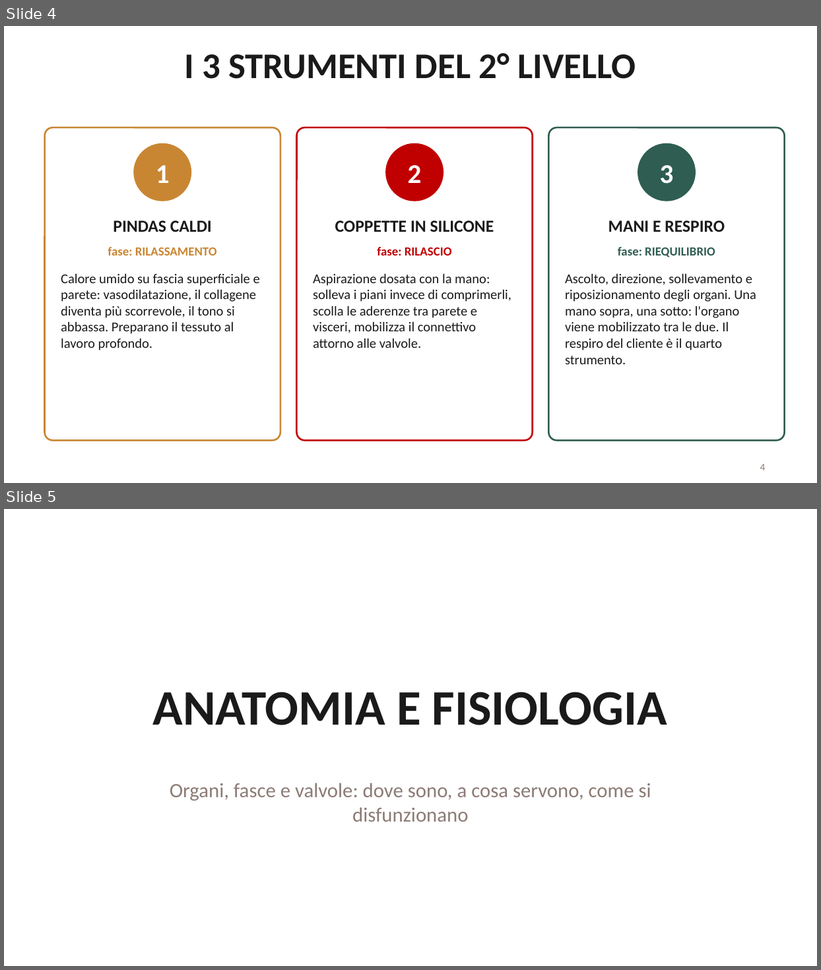
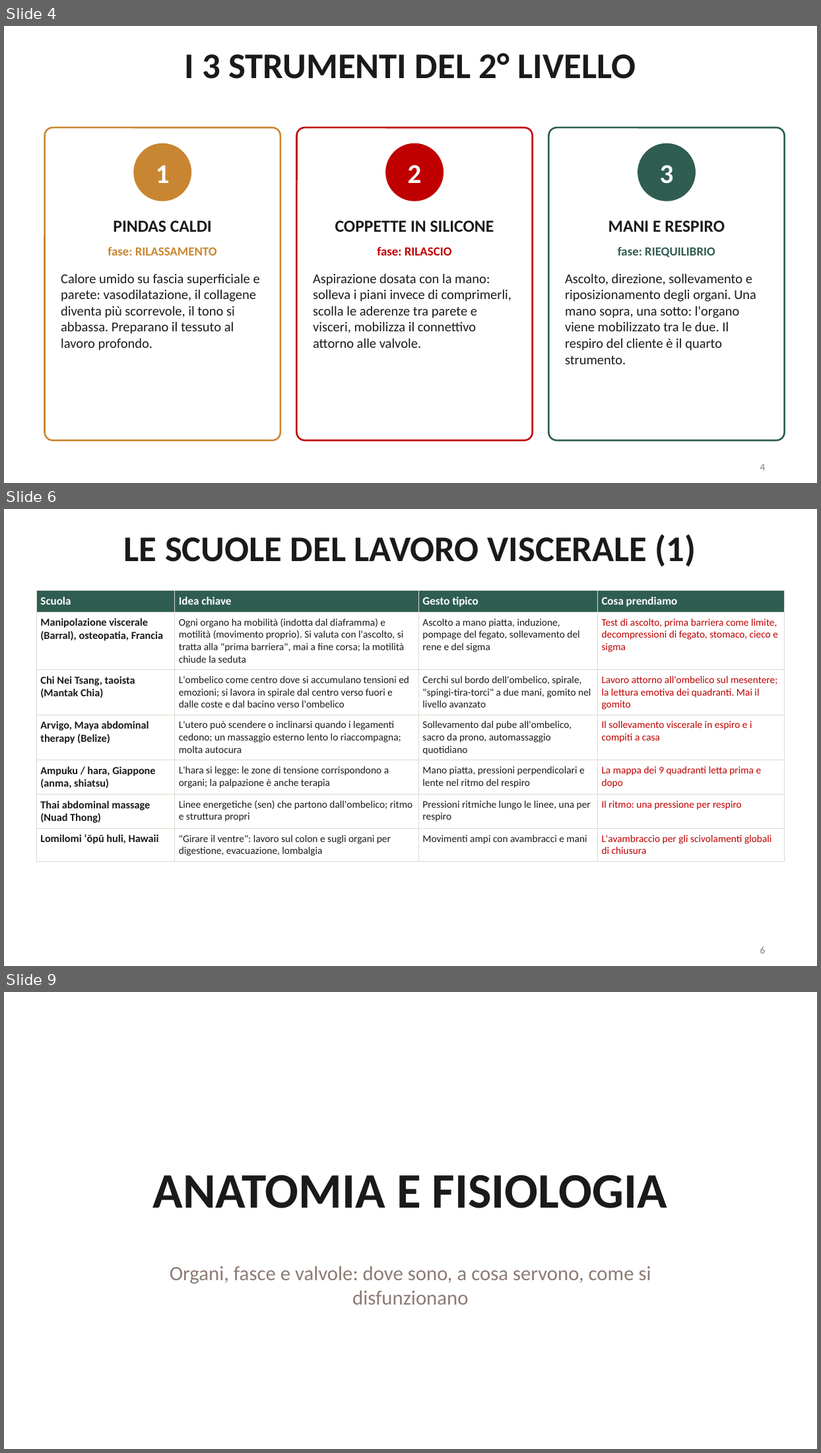
Before and after one commit to davidemcb/kinesiologia-studio, a slide deck: formazione/dispense/viscerale-2-livello.pptx. Shown one above the other, each under a label of ours: slides 4 and 5 before the commit, slides 4, 6 and 9 after it; the slides between them are not shown. The pictures are 821x970 and 821x1453 pixels, drawn with LibreOffice and Linux fonts; fonts in the diff are those of the drawing. Boxes give left, top, right and bottom in pixels: in the first picture for what was removed or moved away, otherwise in the second. Text is boxed around its words. In the diff, an @@ line names an element or a change of style, - is before the commit and + after.

```diff
--- a/formazione/dispense/viscerale-2-livello.pptx
+++ b/formazione/dispense/viscerale-2-livello.pptx
@@ slide 6 added at box(4, 509, 817, 966), background #FFFFFF @@
@@ title added at box(124, 534, 696, 566), 32 pt, text #1A1A1A, bold @@
+LE SCUOLE DEL LAVORO VISCERALE (1)
@@ table added at box(36, 590, 785, 859), 7 rows, 4 columns @@
+Scuola | Idea chiave | Gesto tipico | Cosa prendiamo
+Manipolazione viscerale (Barral), osteopatia, Francia | Ogni organo ha mobilità (indotta dal diaframma) e motilità (movimento proprio). Si valuta con l'ascolto, si tratta alla "prima barriera", mai a fine corsa; la motilità chiude la seduta | Ascolto a mano piatta, induzione, pompage del fegato, sollevamento del rene e del sigma | Test di ascolto, prima barriera come limite, decompressioni di fegato, stomaco, cieco e sigma
+Chi Nei Tsang, taoista (Mantak Chia) | L'ombelico come centro dove si accumulano tensioni ed emozioni; si lavora in spirale dal centro verso fuori e dalle coste e dal bacino verso l'ombelico | Cerchi sul bordo dell'ombelico, spirale, "spingi-tira-torci" a due mani, gomito nel livello avanzato | Lavoro attorno all'ombelico sul mesentere; la lettura emotiva dei quadranti. Mai il gomito
+Arvigo, Maya abdominal therapy (Belize) | L'utero può scendere o inclinarsi quando i legamenti cedono; un massaggio esterno lento lo riaccompagna; molta autocura | Sollevamento dal pube all'ombelico, sacro da prono, automassaggio quotidiano | Il sollevamento viscerale in espiro e i compiti a casa
+Ampuku / hara, Giappone (anma, shiatsu) | L'hara si legge: le zone di tensione corrispondono a organi; la palpazione è anche terapia | Mano piatta, pressioni perpendicolari e lente nel ritmo del respiro | La mappa dei 9 quadranti letta prima e dopo
+Thai abdominal massage (Nuad Thong) | Linee energetiche (sen) che partono dall'ombelico; ritmo e struttura propri | Pressioni ritmiche lungo le linee, una per respiro | Il ritmo: una pressione per respiro
+Lomilomi ʻōpū huli, Hawaii | "Girare il ventre": lavoro sul colon e sugli organi per digestione, evacuazione, lombalgia | Movimenti ampi con avambracci e mani | L'avambraccio per gli scivolamenti globali di chiusura
@@ page number added at box(760, 947, 766, 954), 9 pt, text #8C7B75 @@
+6
@@ what was slide 5 is now slide 9 @@
```
Also in this commit, not shown: 4 slides changed, 6 other slides added, 1 other file.
